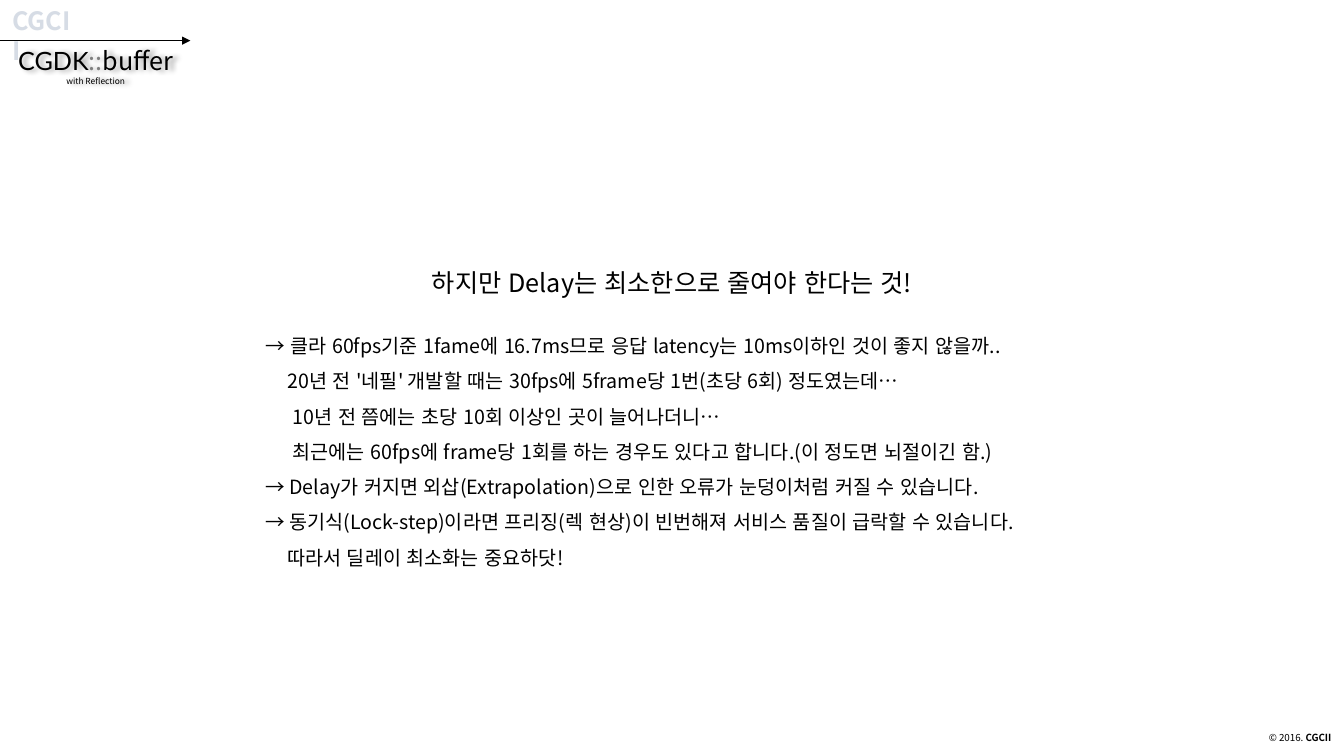
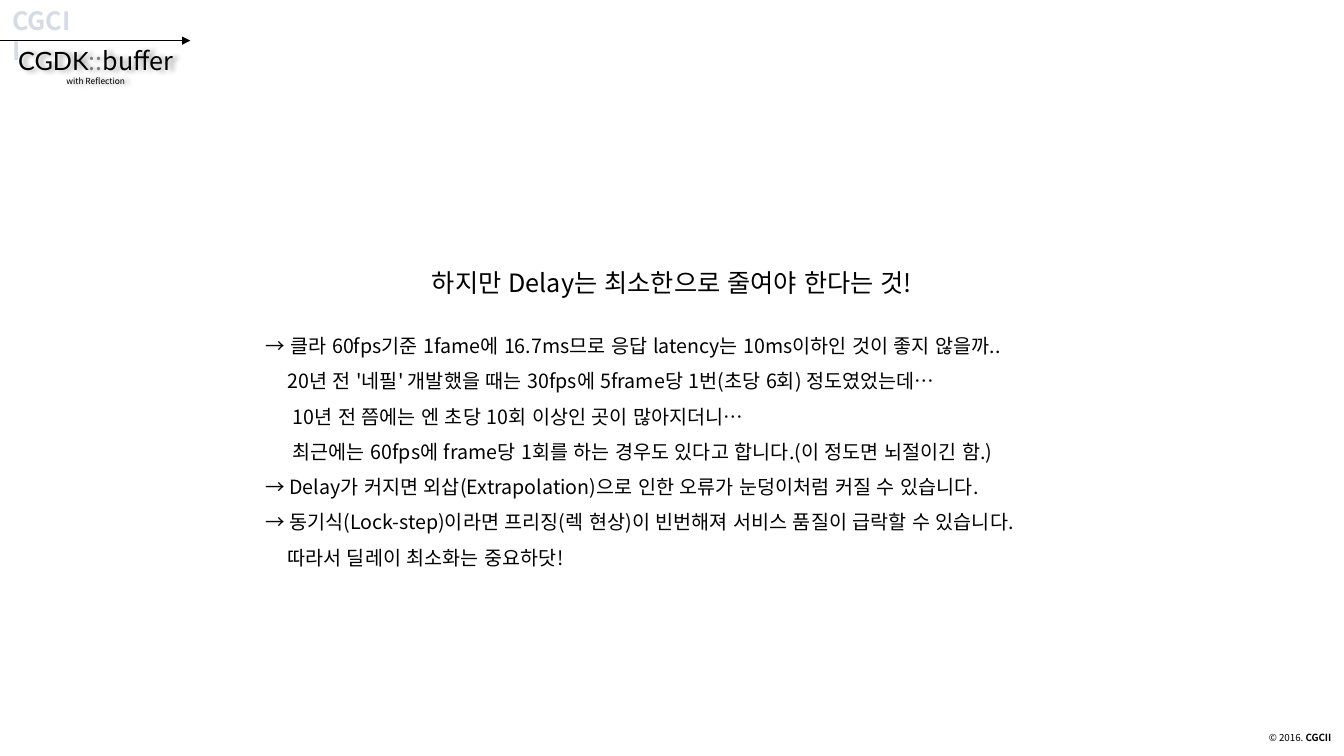
Before and after one commit to CGLabs/CGDK.buffer, a slide deck: slide 13 of C++/document/intruduce_CGDK.buffer.pptx. Drawn at 1344x756 pixels with LibreOffice and Linux fonts; fonts in the diff are those of the drawing. Boxes give left, top, right and bottom in pixels: in the first picture for what was removed or moved away, otherwise in the second. Text is boxed around its words. In the diff, an @@ line names an element or a change of style, - is before the commit and + after.

```diff
--- a/C++/document/intruduce_CGDK.buffer.pptx
+++ b/C++/document/intruduce_CGDK.buffer.pptx
@@ text at (287,336,1000,464): text changed @@
-→ 클라 60fps기준 1fame에 16.7ms므로 응답 latency는 10ms이하인 것이 좋지 않을까..
-20년 전 '네필' 개발할 때는 30fps에 5frame당 1번(초당 6회) 정도였는데…
-10년 전 쯤에는 초당 10회 이상인 곳이 늘어나더니…
-최근에는 60fps에 frame당 1회를 하는 경우도 있다고 합니다.(이 정도면 뇌절이긴 함.)
+→ 클라 60fps기준 1fame에 16.7ms므로 응답 latency는 10ms이하인 것이 좋지 않을까..
+20년 전 '네필' 개발했을 때는 30fps에 5frame당 1번(초당 6회) 정도였었는데…
+10년 전 쯤에는 엔 초당 10회 이상인 곳이 많아지더니…
+최근에는 60fps에 frame당 1회를 하는 경우도 있다고 합니다.(이 정도면 뇌절이긴 함.)
```
Also in this commit, not shown: 2 other slides changed.
